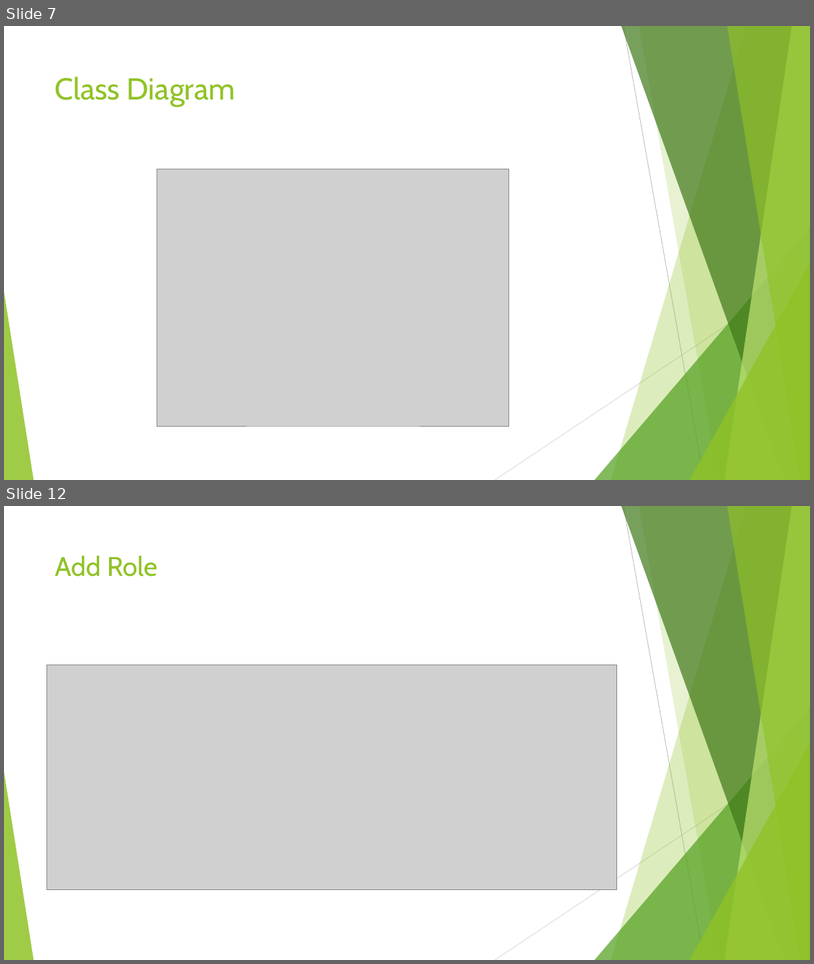
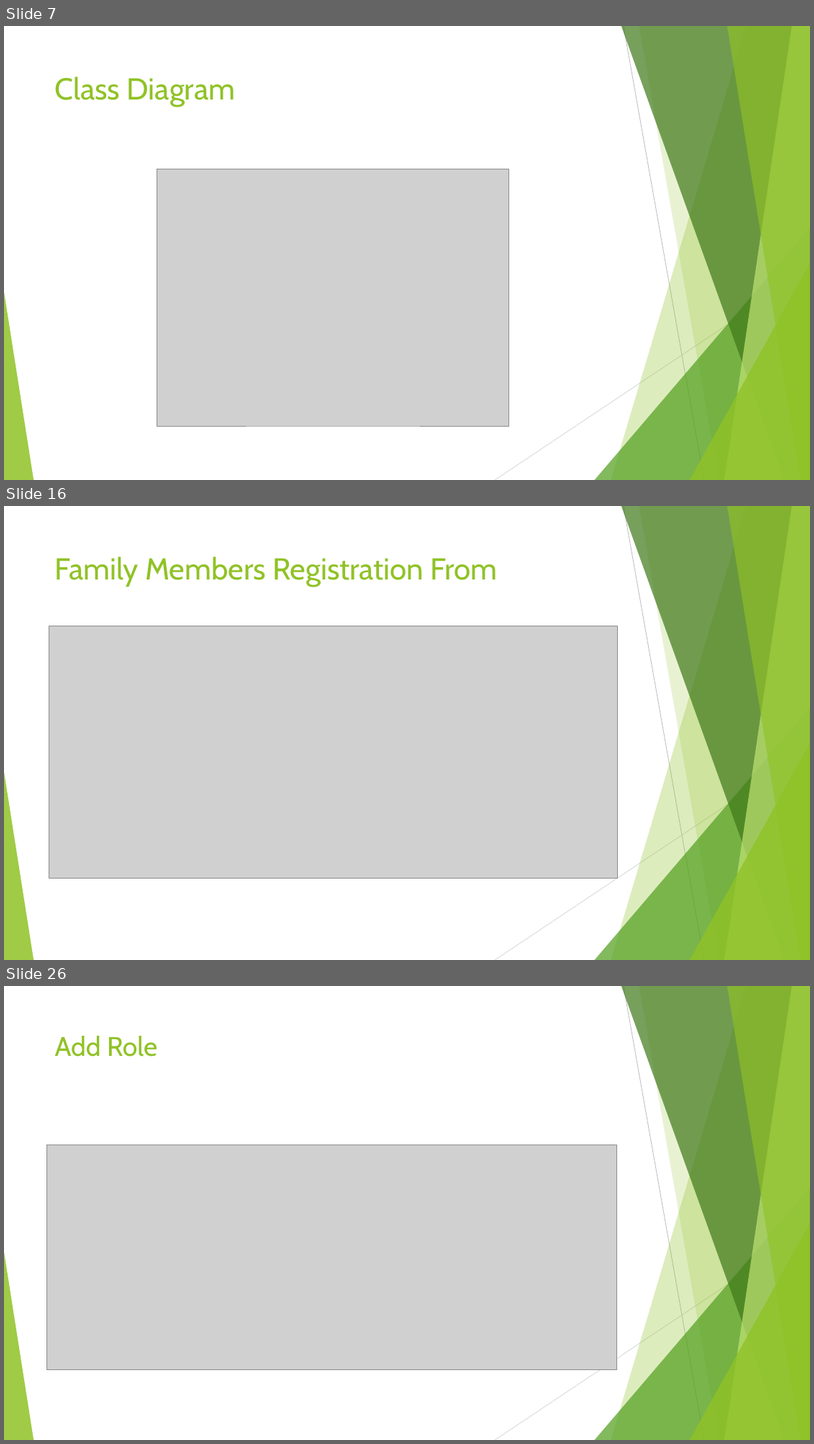
Before and after one commit to mdyasinarif/spring, a slide deck: presantation/Md Yasin Arif Spring Boot.pptx. Shown one above the other, each under a label of ours: slides 7 and 12 before the commit, slides 7, 16 and 26 after it; the slides between them are not shown. The pictures are 814x964 and 814x1444 pixels, drawn with LibreOffice and Linux fonts; fonts in the diff are those of the drawing; grey boxes stand for pictures. Boxes give left, top, right and bottom in pixels: in the first picture for what was removed or moved away, otherwise in the second. Text is boxed around its words. In the diff, an @@ line names an element or a change of style, - is before the commit and + after.

```diff
--- a/presantation/Md Yasin Arif Spring Boot.pptx
+++ b/presantation/Md Yasin Arif Spring Boot.pptx
@@ slide 16 added at bbox=[4, 506, 810, 960], background #FFFFFF; not listed: 10 template elements that a slide beside it also shows @@
@@ title added at bbox=[55, 556, 498, 587], 36 pt, text #90C226 @@
+Family Members Registration From
@@ picture added at bbox=[49, 626, 617, 878] @@
@@ what was slide 12 is now slide 26 @@
```
Also in this commit, not shown: 9 slides changed, 21 other slides added, 2 slides removed, 54 other files.
